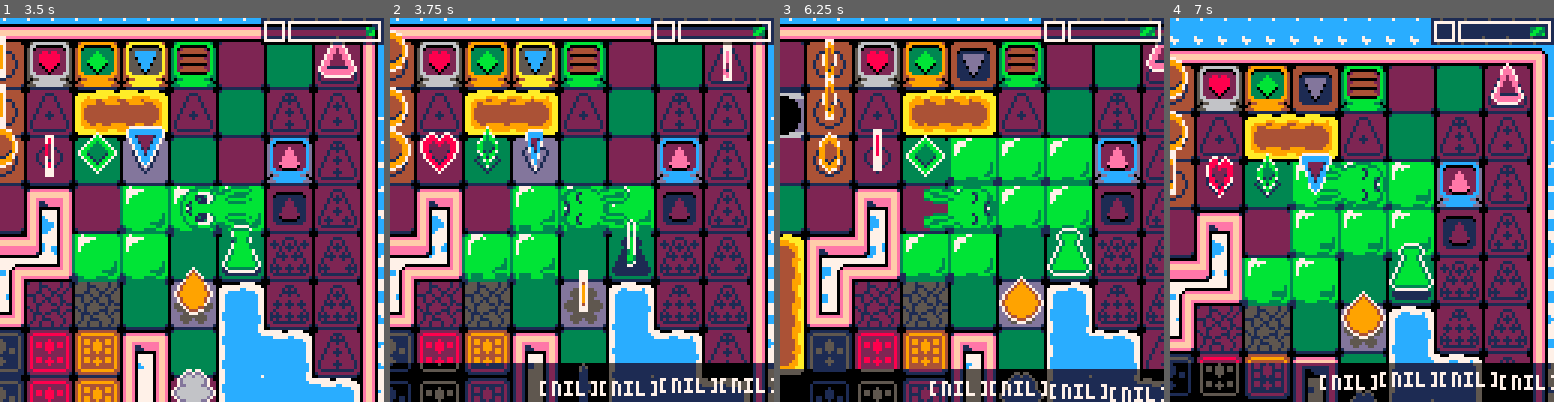
Above: before the commit, frames 1-4 (left to right).
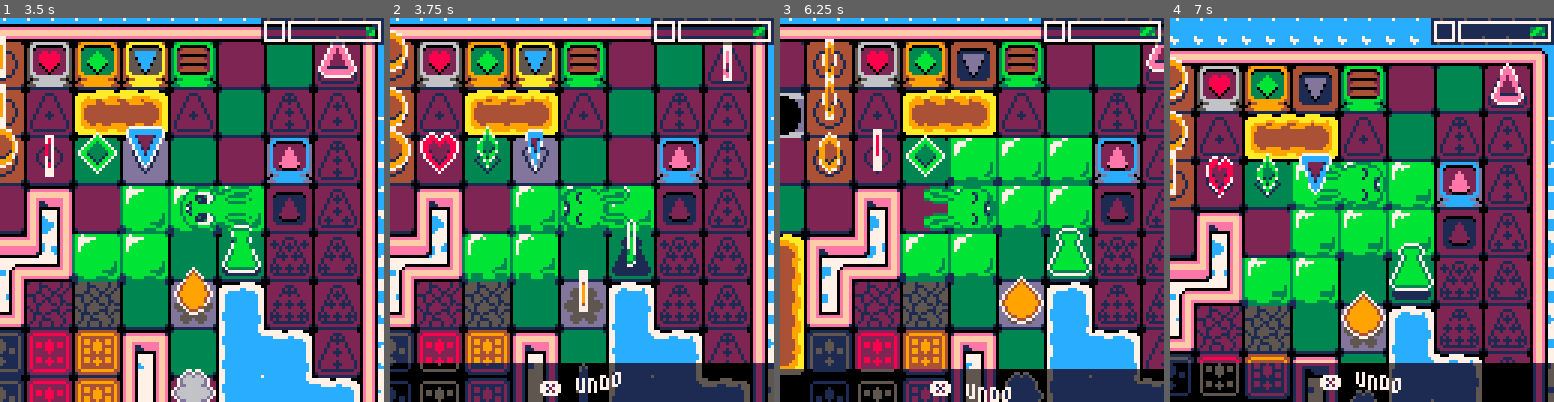
Above: after the commit, the same moments.

Repository: CyanSorcery/blobun_mini
Game: PICO-8 cartridge blobun_mini.p8
Two runs of this game, one before a commit and one after it. Both use one fixed random seed, a clock stepped at 60 frames per second and the inputs below.
Inputs:
- Up to frame 1 (3.5 s): tap X (X key) at 0.33, 1.07, 1.85, 2.97 s; tap O (Z key) at 0.7, 1.7, 2.1, 2.5, 2.9, 3.3 s; hold Right 1.6-2.1 s; hold Up 2.15-2.42 s; hold Right 2.47-3.03 s; hold Left from 3.08 s (still down)
- Up to frame 2 (3.75 s): release Left at 3.58 s; hold Down from 3.63 s (still down); tap O (Z key) at 3.7 s
- Up to frame 3 (6.25 s): release Down at 3.97 s; hold Right 4.02-4.68 s; tap X (X key) at 4.08, 5.2 s; tap O (Z key) every 0.4 s from 4.1 to 6.1 s; hold Up 4.73-5.03 s; hold Left 5.08-5.68 s; hold Down 5.73-6.03 s; hold Right from 6.08 s (still down)
- Up to frame 4 (7 s): tap X (X key) at 6.32 s; tap O (Z key) at 6.5, 6.9 s; release Right at 6.58 s; hold Right from 6.63 s (still down)

Frame 1 is identical in both runs. In frame 2, 1.1% of the frame differs, in the area x 39-100%, y 92-99%; in frame 3, 1.0%; in frame 4, 1.0%.

Commit message:
shave more tokens

Diff:
--- a/scripts/s_nongame.lua
+++ b/scripts/s_nongame.lua
@@ -2,11 +2,11 @@
  cls(0)
  -- background graphics
  map(0, 0, -24 * g_title_scroll, 32, 19, 2)
- map(0, 2, -24 * ((g_title_scroll * 2) % 1), 48, 19, 3)
- map(0, 5, -24 * ((g_title_scroll * 3) % 1), 72, 19, 7)
+ map(0, 2, g_title_scroll * 2 % 1 * -24, 48, 19, 3)
+ map(0, 5, g_title_scroll * 3 % 1 * -24, 72, 19, 7)
  -- title logo
  palt(0b0000010000000000)
- local _y_mod = (sin(g_title_scroll) * 4)
+ local _y_mod = sin(g_title_scroll) * 4
  map(19, 0, 12, 8 + _y_mod, 13, 7)
  if (not setting_get(6)) map(19, 8, 28, 8 + _y_mod, 4, 5)
 
--- a/scripts/s_util.lua
+++ b/scripts/s_util.lua
@@ -146,7 +146,7 @@
 function draw_wavy_text(_str, _x, _y, _col, _px)
  local _len = #_str
  for i=1,_len do
-  _x = print(subl(_str, i), _x, _y + (sin(g_wavy_anim + (i / 10)) * _px), _col)
+  _x = print(sub(_str, i, i), _x, _y + (sin(g_wavy_anim + (i / 10)) * _px), _col)
  end
 end
 
